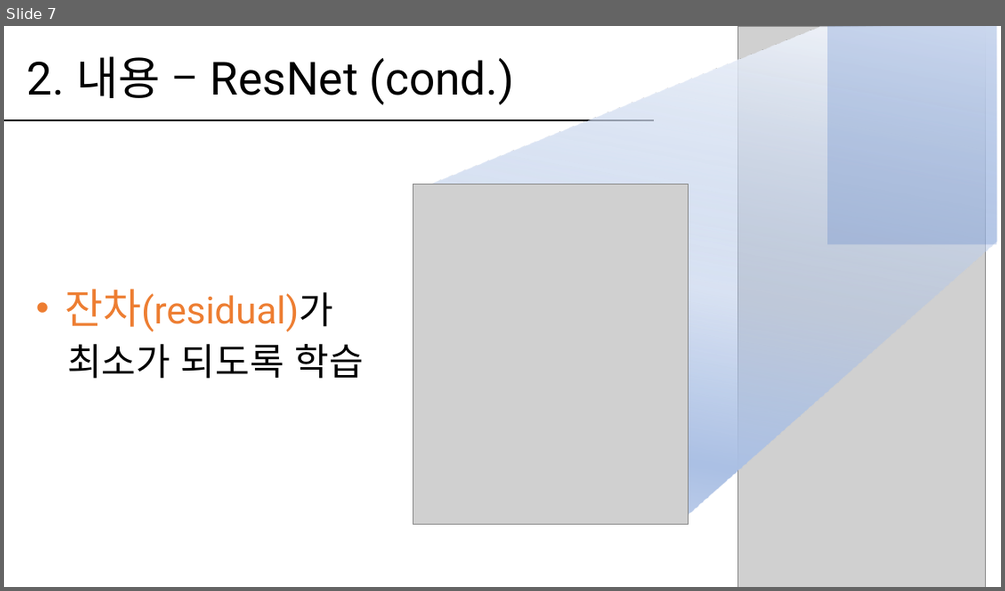
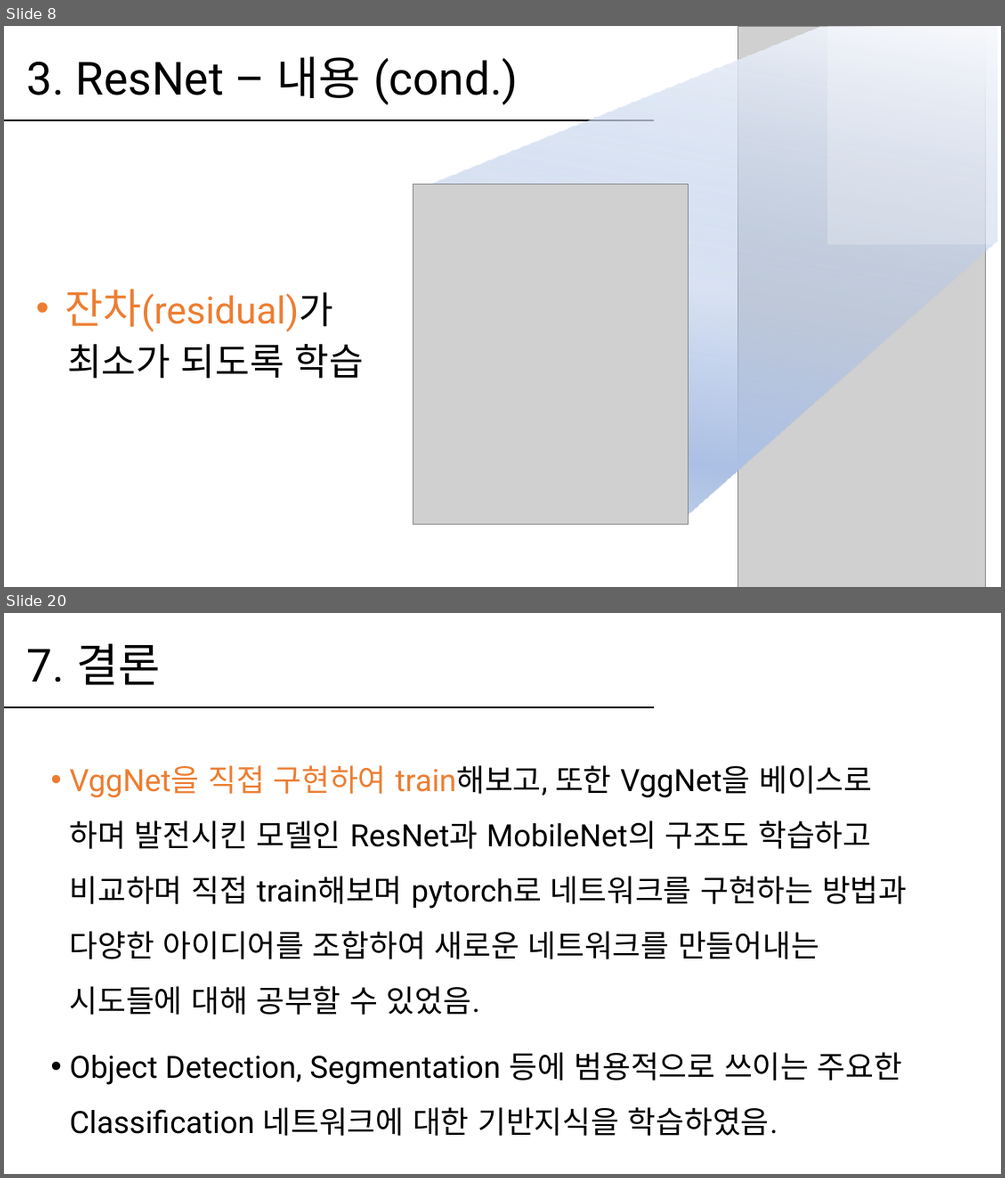
Before and after one commit to hanabzu/Computer-Vision-Project, a slide deck: report/발표_20154532.pptx. Shown one above the other, each under a label of ours: slide 7 before the commit, slides 8 and 20 after it; the slides between them are not shown. The pictures are 1005x591 and 1005x1178 pixels, drawn with LibreOffice and Linux fonts; fonts in the diff are those of the drawing; grey boxes stand for pictures. Boxes give left, top, right and bottom in pixels: in the first picture for what was removed or moved away, otherwise in the second. Text is boxed around its words. In the diff, an @@ line names an element or a change of style, - is before the commit and + after.

```diff
--- a/report/발표_20154532.pptx
+++ b/report/발표_20154532.pptx
@@ slide 20 added at (x1=4, y1=613, x2=1001, y2=1174), background #FFFFFF @@
@@ title added at (x1=27, y1=643, x2=160, y2=685), 44 pt, text #000000 @@
+7. 결론
@@ line added from (4, 708) to (655, 708), #000000 1.5 pt @@
@@ text added at (x1=70, y1=765, x2=906, y2=1135), 29.6 pt, text #000000 @@
+• VggNet을 직접 구현하여 train해보고, 또한 VggNet을 베이스로 하며 발전시킨 모델인 ResNet과 MobileNet의 구조도 학습하고 비교하며 직접 train해보며 pytorch로 네트워크를 구현하는 방법과 다양한 아이디어를 조합하여 새로운 네트워크를 만들어내는 시도들에 대해 공부할 수 있었음.
+• Object Detection, Segmentation 등에 범용적으로 쓰이는 주요한 Classification 네트워크에 대한 기반지식을 학습하였음.
@@ what was slide 7 is now slide 8 @@
@@ slide 8 changed as well @@
@@ rectangle at (x1=827, y1=26, x2=996, y2=244): fill #4472C4 at 24% opacity to #FFFFFF at 24% opacity @@
@@ title at (x1=27, y1=56, x2=518, y2=105): text changed @@
-2. 내용 – ResNet (cond.)
+3. ResNet – 내용 (cond.)
```
Also in this commit, not shown: 5 other slides changed, 13 other slides added, 6 slides removed, 2 other files.
